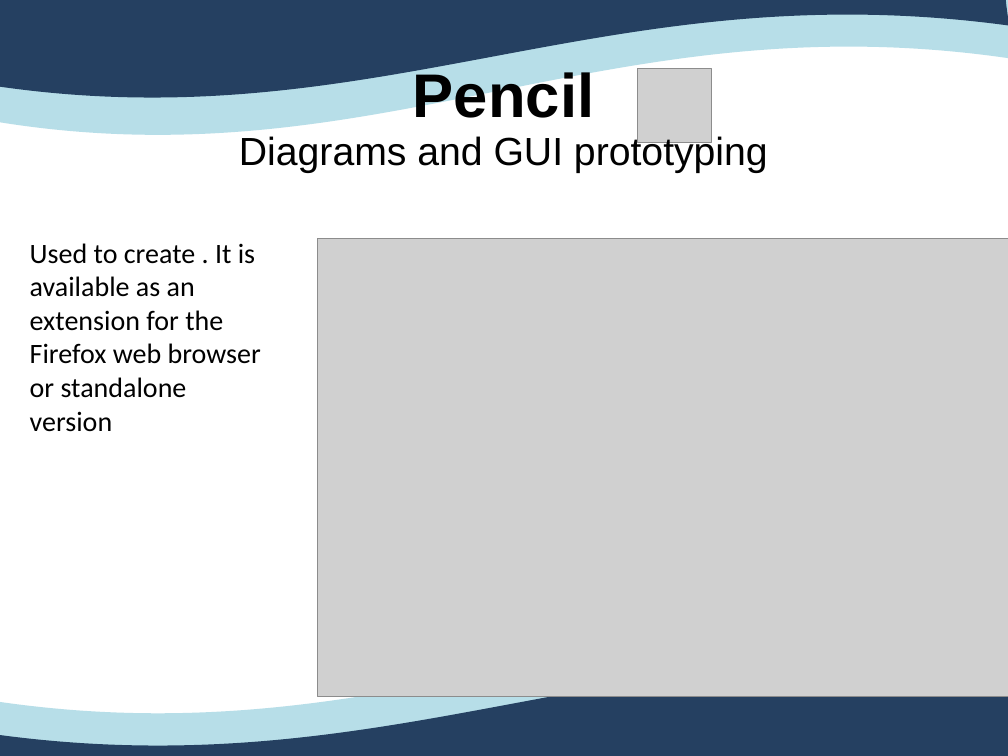
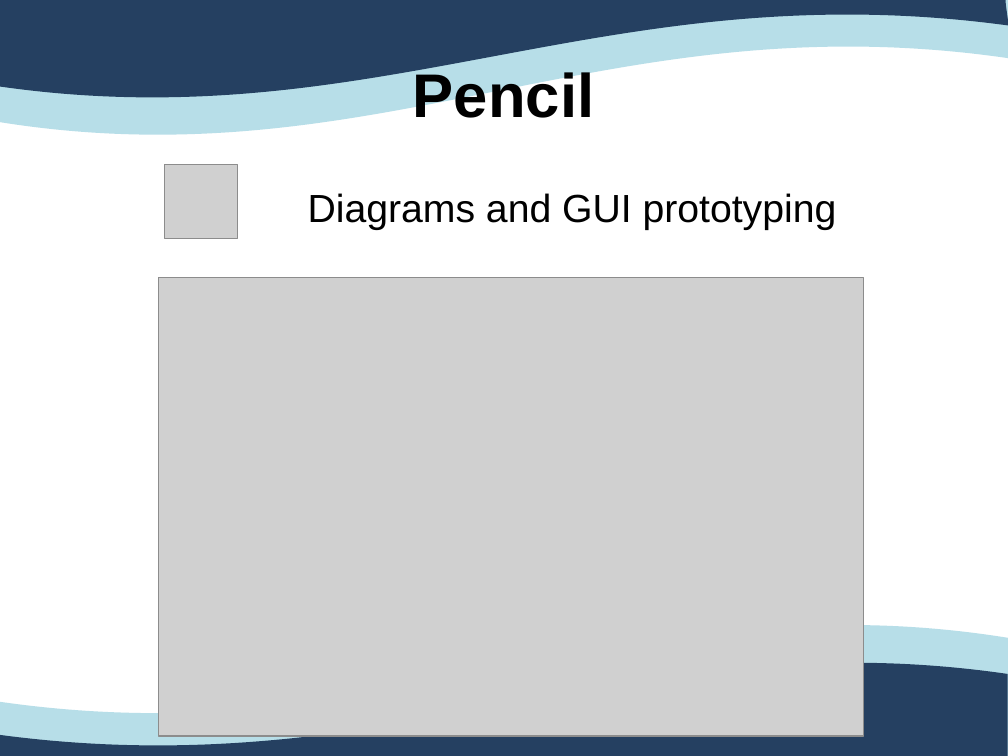
Before and after one commit to Ovan33/Immobilier, a slide deck: slide 13 of docs/Rapport/ProjetTuteureAnglais.ppt. Drawn at 1008x756 pixels with LibreOffice and Linux fonts; fonts in the diff are those of the drawing; grey boxes stand for pictures. Boxes give left, top, right and bottom in pixels: in the first picture for what was removed or moved away, otherwise in the second. Text is boxed around its words. In the diff, an @@ line names an element or a change of style, - is before the commit and + after.

```diff
--- a/docs/Rapport/ProjetTuteureAnglais.ppt
+++ b/docs/Rapport/ProjetTuteureAnglais.ppt
@@ outline redrawn in 3 elements at <box>0,662,1008,756</box>, <box>0,0,1008,98</box>, <box>0,0,1008,135</box> @@
@@ picture: place and size @@
-picture at <box>638,69,712,142</box>
+picture at <box>164,164,238,238</box>
@@ text "Diagrams and GUI prototyping": place and size @@
-text "Diagrams and GUI prototyping" at <box>239,134,768,173</box>
+text "Diagrams and GUI prototyping" at <box>308,193,837,230</box>
@@ text removed at <box>30,243,261,432</box> @@
-Used to create . It is available as an extension for the Firefox web browser or standalone version
@@ picture: place and size @@
-picture at <box>318,238,1008,697</box>
+picture at <box>158,278,863,737</box>
```
Also in this commit, not shown: 18 other slides changed, 7 slides added, 6 slides removed, 9 other files.
